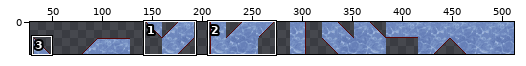
A sprite sheet gets an edit: data/images/voxels/diamond.png. Above: a wide view before the commit, with the close-up outlined.
Close-up. The starting point:
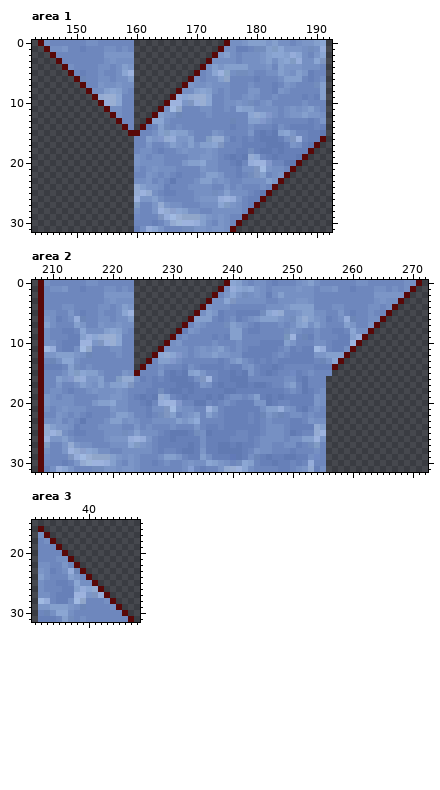
The file is 512x32 pixels. Colours within 5 levels of each other are drawn and written as one. Shown: area 1: x 143..192, y 0..31; area 2: x 207..272, y 0..31; area 3: x 31..48, y 15..31. The wide view leaves out empty margins. The commit also changed other parts of the picture, which this record leaves out.
New version:
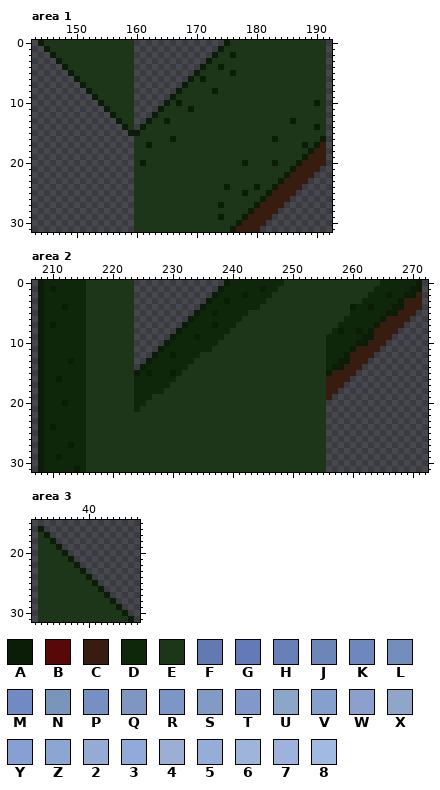
Palette (. is transparent): A #0b1c07  B #580808  C #361d0f  D #0e2609  E #1d3518  F #617ab2  G #627ab8  H #6780b8  J #6c86b7  K #6e87bd  L #738dbd  M #718ac3  N #7995bc  P #7690c3  Q #7f96c1  R #7c96c7  S #819cc4  T #8298cb  U #8aa6c8  V #85a0cd  W #8ba0cc  X #90a6c9  Y #87a0d3  Z #8ba6d3  2 #94abd2  3 #90abd9  4 #9aafd3  5 #96adda  6 #9cb5d8  7 #9db3de  8 #a1bae2
Changes in this commit:
Changed rows in their new state; - is an unchanged pixel.
Area 1:
first column x 144:
 0 AEEEEEEEEEEEEEEE---------------AEEEEEEEEEEEEEEEE
 1 -AEEEEEEEEEEEEEE--------------AEEEEEEEEEEEEEEEEE
 2 --AEEEEEEEEEEEEE-------------AEEAEEEEEEEEEEEEEEE
 3 ---AEEEEEEEEEEEE------------AEEEEEEEEEEEEEEEEEEE
 4 ----AEEEEEEEEEEE-----------AEEAEEEEEEEEEEEEEEEEE
 5 -----AEEEEEEEEEE----------AEEEEEAEEEEEEEEEEEEEEE
 6 ------AEEEEEEEEE---------AEAEEEEEEEEEEEEEEEEEEEE
 7 -------AEEEEEEEE--------AEEEEEEEEEEEEEEEEEEEEEEE
 8 --------AEEEEEEE-------AEEEEEAEEEEEEEEEEEEEEEEEE
 9 ---------AEEEEEE------AEEEEEEEEEEEEEEEEEEEEEEEEE
10 ----------AEEEEE-----AEAEEEEEEEEEEEEEEEEEEEEEEAE
11 -----------AEEEE----AEEEEAEEEEEEEEEEEEEEEEEEEEEE
12 ------------AEEE---AEEEEEEEEEEEEEEEEEEEEEEEEEEEE
13 -------------AEE--AEEAEEEEEEEEEEEEEEEEEEEEAEEEEE
14 --------------AE-AEEEEEEEEEEEEEEEEEEEEEEEEEEEEAE
15 ---------------AAEEEEEEEEEEEEEEEEEEEEEEEEEEEEEEE
16 ----------------EEEEEEAEEEEEEEEEEEEEEEEAEEEEEEEA
17 ----------------EEAEEEEEEEEEEEEEEEEEEEEEEEEEAEAC
18 ----------------EEEEEEEEEEEEEEEEEEEEEEEEEEEEEACC
19 ----------------EEEEEEEEEEEEEEEEEEEEEEEEEEEEACCC
20 ----------------EAEEEEEEEEEEEEEEEEAEEEEAEEEACCCC
21 ----------------EEEEEEEEEEEEEEEEEEEEEEEEEEACCCC-
22 ----------------EEEEEEEEEEEEEEEEEEEEEEEEEACCCC--
23 ----------------EEEEEEEEEEEEEEEEEEEEEEEEACCCC---
24 ----------------EEEEEEEEEEEEEEEAEEEEAEEACCCC----
25 ----------------EEEEEEEEEEEEEEEEEEAEEEACCCC-----
26 ----------------EEEEEEEEEEEEEEEEEEEEEACCCC------
27 ----------------EEEEEEEEEEEEEEAEEEEEACCCC-------
28 ----------------EEEEEEEEEEEEEEEEEEEACCCC--------
29 ----------------EEEEEEEEEEEEEEAEEEACCCC---------
30 ----------------EEEEEEEEEEEEEEEEEACCCC----------
31 ----------------EEEEEEEEEEEEEEEEACCCC-----------
Area 2:
first column x 208:
 0 ADDDDDDDEEEEEEEE---------------ADDDDDDDDDEEEEEEEEEEEEEEEEDDDDDDA
 1 ADADDDDDEEEEEEEE--------------ADDDDDDADDEEEEEEEEEEEEEEEEDDDDDDAA
 2 ADDDDDDDEEEEEEEE-------------ADDDDADDDDEEEEEEEEEEEEEEEEDDDADDAAC
 3 ADDDDDDDEEEEEEEE------------ADDADDDDDDEEEEEEEEEEEEEEEEDDDDDDACCC
 4 ADDDADDDEEEEEEEE-----------ADDDDDDDDDEEEEEEEEEEEEEEEADDADDDAACCC
 5 ADDDDDDDEEEEEEEE----------ADDADDDDDEEEEEEEEEEEEEEEEEDDDDDDAACCC-
 6 ADDDDDDDEEEEEEEE---------ADDDDDDDDEEEEEEEEEEEEEEEEEDDDDDDACCCC--
 7 ADADDDDDEEEEEEEE--------ADDDDADDDEEEEEEEEEEEEEEEEEDDDDDDACCCC---
 8 ADDDDDDDEEEEEEEE-------ADDDDDDDDEEEEEEEEEEEEEEEEEDADDADACCCC----
 9 ADDDDDDDEEEEEEEE------ADDDADDDDEEEEEEEEEEEEEEEEEDDDDDDAACCC-----
10 ADDDDDDDEEEEEEEE-----ADDDDDDDDEEEEEEEEEEEEEEEEEEDDDDDAACCC------
11 ADDDDDDDEEEEEEEE----ADDDDDDDDEEEEEEEEEEEEEEEEEEEDDDDACCCC-------
12 ADDDDDDDEEEEEEEE---ADDADDDDEEEEEEEEEEEEEEEEEEEEEDDDACCCC--------
13 ADDDDADDEEEEEEEE--ADDDDDDDEEEEEEEEEEEEEEEEEEEEEEDDAACCC---------
14 ADDDDDDDEEEEEEEE-ADDDDDDDEEEEEEEEEEEEEEEEEEEEEEEDAACCC----------
15 ADDDDDDDEEEEEEEEADADDDADEEEEEEEEEEEEEEEEEEEEEEEEACCCC-----------
16 ADDADDDDEEEEEEEEDDDDDDDEEEEEEEEEEEEEEEEEEEEEEEEECCCC------------
17 ADDDDDDDEEEEEEEEDDDDDDEEEEEEEEEEEEEEEEEEEEEEEEEECCC-------------
18 ADDDDDDDEEEEEEEEDDDDDEEEEEEEEEEEEEEEEEEEEEEEEEEECC--------------
19 ADDDDDDDEEEEEEEEDDDEEEEEEEEEEEEEEEEEEEEEEEEEEEEEC---------------
20 ADDDADDDEEEEEEEEDDEEEEEEEEEEEEEEEEEEEEEEEEEEEEEE----------------
21 ADDDDDDDEEEEEEEEDEEEEEEEEEEEEEEEEEEEEEEEEEEEEEEE----------------
22 ADDDDDDDEEEEEEEEEEEEEEEEEEEEEEEEEEEEEEEEEEEEEEEE----------------
23 ADDDDDDDEEEEEEEEEEEEEEEEEEEEEEEEEEEEEEEEEEEEEEEE----------------
24 ADADDDDDEEEEEEEEEEEEEEEEEEEEEEEEEEEEEEEEEEEEEEEE----------------
25 ADDDDDDDEEEEEEEEEEEEEEEEEEEEEEEEEEEEEEEEEEEEEEEE----------------
26 ADDDDDDDEEEEEEEEEEEEEEEEEEEEEEEEEEEEEEEEEEEEEEEE----------------
27 ADDDDADDEEEEEEEEEEEEEEEEEEEEEEEEEEEEEEEEEEEEEEEE----------------
28 ADDDDDDDEEEEEEEEEEEEEEEEEEEEEEEEEEEEEEEEEEEEEEEE----------------
29 ADDADDDDEEEEEEEEEEEEEEEEEEEEEEEEEEEEEEEEEEEEEEEE----------------
30 ADDDDDDDEEEEEEEEEEEEEEEEEEEEEEEEEEEEEEEEEEEEEEEE----------------
31 ADDDDDADEEEEEEEEEEEEEEEEEEEEEEEEEEEEEEEEEEEEEEEE----------------
Area 3:
first column x 32:
16 A---------------
17 EA--------------
18 EEA-------------
19 EEEA------------
20 EEEEA-----------
21 EEEEEA----------
22 EEEEEEA---------
23 EEEEEEEA--------
24 EEEEEEEEA-------
25 EEEEEEEEEA------
26 EEEEEEEEEEA-----
27 EEEEEEEEEEEA----
28 EEEEEEEEEEEEA---
29 EEEEEEEEEEEEEA--
30 EEEEEEEEEEEEEEA-
31 EEEEEEEEEEEEEEEA
